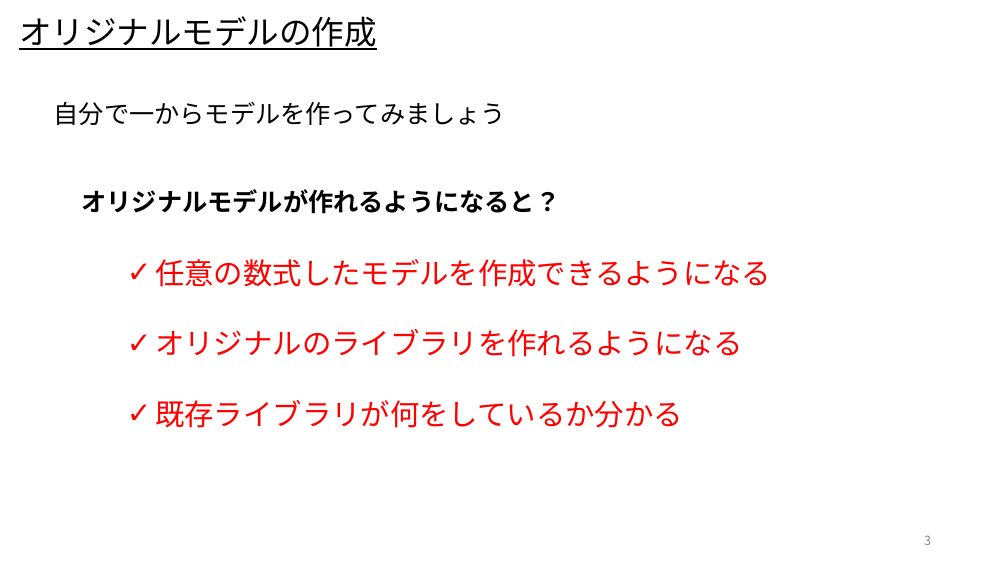
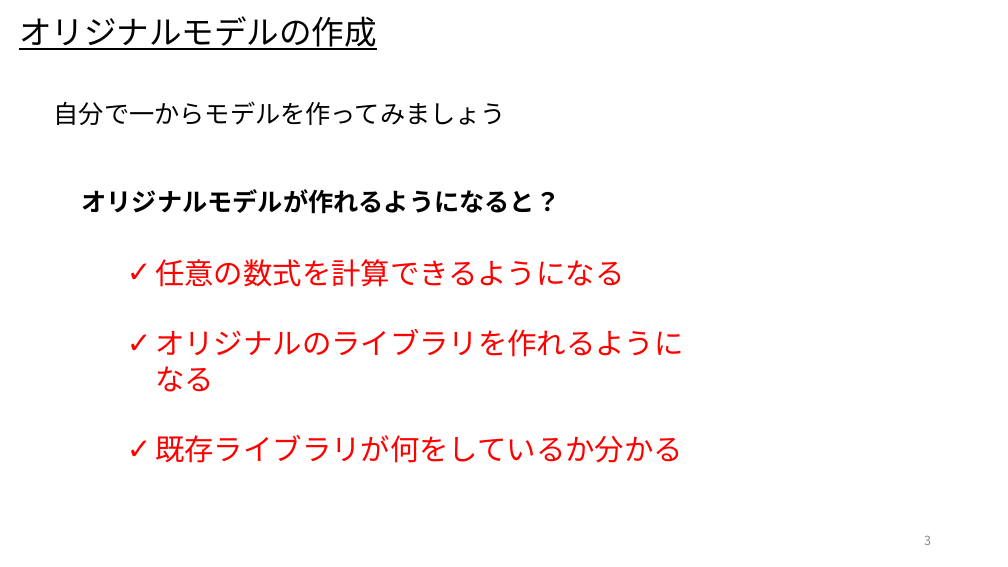
Before and after one commit to UedaShigenori/OpenModelica_Tutorials_Ja, a slide deck: slide 3 of 5_CustomizeModel3_OnePlusOne/OpenModelica_Tutorials_5.pptx. Drawn at 1008x567 pixels with LibreOffice and Linux fonts; fonts in the diff are those of the drawing. Boxes give left, top, right and bottom in pixels: in the first picture for what was removed or moved away, otherwise in the second. Text is boxed around its words. In the diff, an @@ line names an element or a change of style, - is before the commit and + after.

```diff
--- a/5_CustomizeModel3_OnePlusOne/OpenModelica_Tutorials_5.pptx
+++ b/5_CustomizeModel3_OnePlusOne/OpenModelica_Tutorials_5.pptx
@@ text at box(155, 259, 624, 287): text changed @@
-✓ 任意の数式したモデルを作成できるようになる
+✓ 任意の数式を計算できるようになる
```
Also in this commit, not shown: 3 other slides changed, 3 other files.
